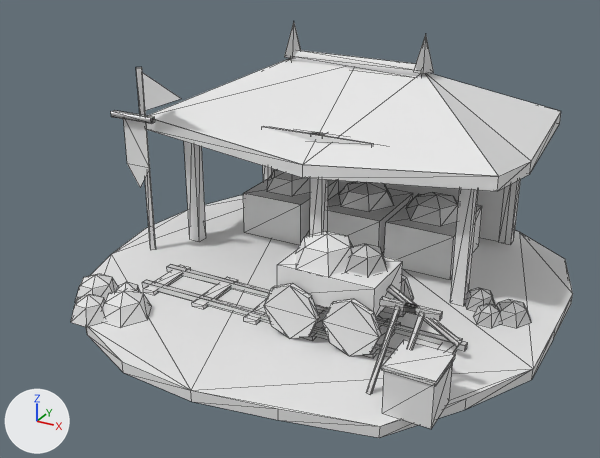
One commit to the glTF model sample_project/assets/3d/buildings/chinese/mining_camp.glb: the scene before it, then after it.
Before and after are seen from a 50 mm camera at (2.6, -5.16, 2.98) aimed at (-0.12, -0.21, 0.51). Every picture has the same lights, and +X, +Y and +Z are marked at lower left. The picture after the commit comes second. Mesh edges are drawn as thin lines. Vertices at exactly the same position are counted once.

Objects in the first picture: 'chinese_mining_camp'.
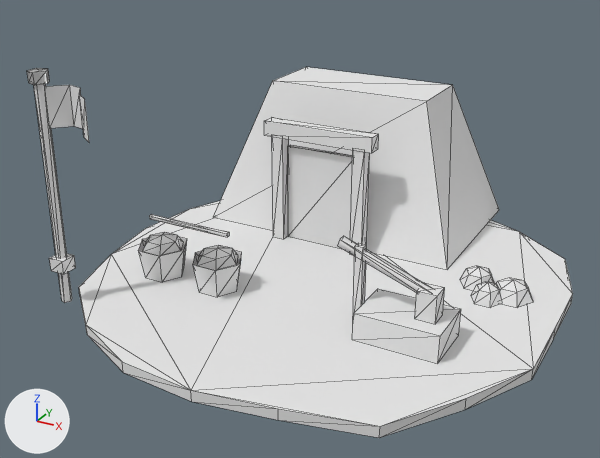
What differs and where, as boxes (x1, y1, x2, y2) in the pictures (600 x 458 px; the box of a moved part takes in the faces that stretch with it):
'chinese_mining_camp', reshaped (9% wider, 11% shorter): before (71, 22, 573, 438); after (27, 67, 573, 438)
part 1 of me_chinese_mining_camp, moved or reshaped: before (328, 188, 413, 257); after (288, 145, 353, 249)
part 2 of me_chinese_mining_camp, moved or reshaped: before (243, 178, 339, 245); after (272, 136, 289, 239)
part 3 of me_chinese_mining_camp, moved or reshaped: before (310, 132, 328, 235); after (350, 150, 370, 255)
part 4 of me_chinese_mining_camp, moved or reshaped: before (388, 284, 462, 347); after (337, 236, 432, 292)
part 5 of me_chinese_mining_camp, moved or reshaped: before (277, 250, 403, 317); after (353, 243, 367, 313)
part 6 of me_chinese_mining_camp, moved or reshaped: before (266, 127, 373, 146); after (264, 117, 379, 153)
part 7 of me_chinese_mining_camp, moved or reshaped: before (111, 110, 155, 124); after (149, 214, 229, 237)
part 8 of me_chinese_mining_camp, moved or reshaped (mostly hidden before): before (438, 337, 463, 353); after (415, 283, 445, 324)
part 9 of me_chinese_mining_camp, moved or reshaped: before (115, 282, 140, 292); after (143, 232, 184, 256)
part 10 of me_chinese_mining_camp, moved or reshaped: before (103, 290, 152, 328); after (197, 245, 238, 270)
part 11 of me_chinese_mining_camp, moved or reshaped: before (364, 319, 401, 357); after (352, 289, 461, 363)
part 12 of me_chinese_mining_camp, moved or reshaped: before (346, 244, 387, 276); after (496, 278, 533, 308)
part 13 of me_chinese_mining_camp, moved or reshaped: before (496, 299, 532, 328); after (460, 266, 495, 291)
part 14 of me_chinese_mining_camp, moved or reshaped: before (465, 288, 496, 311); after (471, 282, 502, 308)
part 15 of me_chinese_mining_camp, moved or reshaped: before (143, 265, 191, 295); after (49, 253, 76, 274)
part 16 of me_chinese_mining_camp, deleted: before (71, 22, 561, 429)
part 17 of me_chinese_mining_camp, cut back: before (142, 264, 468, 357); after (27, 67, 499, 303)

Diff of the bpy script that builds the scene:
```diff
--- a/sample_project/assets/3d/buildings/chinese/mining_camp.glb.py
+++ b/sample_project/assets/3d/buildings/chinese/mining_camp.glb.py
@@ me_chinese_mining_camp @@
-me_chinese_mining_camp.from_pydata(...)  # 554 vertices, 748 faces; spans x -1.77..1.75, y -1.79..1.77, z 0.0..1.85
+me_chinese_mining_camp.from_pydata(...)  # 247 vertices, 309 faces; spans x -1.77..1.75, y -1.79..1.9, z 0.0..1.76
+# me_chinese_mining_camp part 1: the loose piece of 8 vertices spanning x -0.28..0.28, y 0.35..1.05, z 0.08..0.44 is scaled about its middle by (1.09, 0.0714, 2.22), then moved by (-0.3, -0.22, 0.22), in mat_pe_lacquerred (white #e7e7e7)
+# me_chinese_mining_camp part 2: the loose piece of 8 vertices spanning x -0.98..-0.43, y 0.35..1.05, z 0.08..0.44 is scaled about its middle by (0.182, 0.143, 2.5), then moved by (0.04, -0.26, 0.27)
+# me_chinese_mining_camp part 3: the loose piece of 8 vertices spanning x -0.15..-0.05, y 0.0..0.1, z 0.08..1.18 is scaled about its middle by (1, 1, 0.818), then moved by (0.16, 0.39, -0.1), in mat_pe_wooddark (white #e7e7e7)
+# me_chinese_mining_camp part 4: the loose piece of 8 vertices spanning x 0.79..1.31, y -0.72..-0.68, z 0.18..0.5 is multiplied about its middle by the matrix ((1.282, -0.017, -0.217), (0.024, 1.299, 0.043), (0.216, -0.046, 1.281)), then moved by (-0.3, 0.1, 0.22)
+# me_chinese_mining_camp part 5: the loose piece of 8 vertices spanning x 0.1..0.8, y -0.93..-0.47, z 0.35..0.57 is scaled about its middle by (0.0857, 0.133, 2.73), then moved by (0.1, 0.1, -0.08), in mat_pe_wooddark (white #e7e7e7)
+# me_chinese_mining_camp part 6: the loose piece of 8 vertices spanning x -0.55..0.35, y -0.03..0.0, z 1.08..1.18 is scaled about its middle by (1.06, 4, 1.2), then moved by (-0.2, 0.45, -0.1), in mat_pe_woodlight (white #e7e7e7)
+# me_chinese_mining_camp part 7: the loose piece of 8 vertices spanning x -1.64..-1.26, y -0.44..-0.4, z 1.21..1.25 is scaled about its middle by (1.84, 0.667, 0.667), then moved by (0.6, -0.18, -0.7), in mat_pe_woodlight (white #e7e7e7)
+# me_chinese_mining_camp part 8: the loose piece of 8 vertices spanning x 1.15..1.25, y -0.93..-0.47, z 0.08..0.1 is scaled about its middle by (1.4, 0.304, 6.67), then moved by (-0.15, 0.1, 0.29), in mat_pe_woodlight (white #e7e7e7)
+# me_chinese_mining_camp part 9: the loose piece of 13 vertices spanning x -1.15..-0.91, y -1.23..-1.02, z 0.08..0.26 is scaled about its middle by (1.43, 1.43, 0.568), then moved by (-0.07, 0.53, 0.18), in mat_pe_gold (white #e7e7e7)
+# me_chinese_mining_camp part 10: the loose piece of 13 vertices spanning x -1.15..-0.75, y -1.42..-1.08, z 0.08..0.26 is scaled about its middle by (0.859, 0.859, 0.568), then moved by (0.35, 0.65, 0.18), in mat_pe_gold (white #e7e7e7)
+# me_chinese_mining_camp part 11: the loose piece of 8 vertices spanning x 0.71..0.81, y -0.93..-0.47, z 0.08..0.1 is scaled about its middle by (6, 0.87, 6.67), then moved by (0.14, 0.1, 0.09), in mat_pe_stonegrey (white #e7e7e7)
+# me_chinese_mining_camp part 12: the loose piece of 13 vertices spanning x 0.45..0.77, y -0.79..-0.51, z 0.56..0.72 is moved by (0.75, 0.95, -0.49), in mat_pe_stonegrey (white #e7e7e7)
+# me_chinese_mining_camp part 13: the loose piece of 13 vertices spanning x 1.3..1.59, y -0.12..0.12, z 0.08..0.21 is moved by (-0.36, 0.39, 0.01), in mat_pe_stonegrey (white #e7e7e7)
+# me_chinese_mining_camp part 14: the loose piece of 13 vertices spanning x 1.07..1.32, y -0.03..0.18, z 0.08..0.21 is moved by (0.02, 0.1, 0.01), in mat_pe_stonegrey (white #e7e7e7)
+# me_chinese_mining_camp part 15: the loose piece of 8 vertices spanning x -1.05..-0.95, y -0.93..-0.47, z 0.08..0.1 is scaled about its middle by (1.2, 0.261, 3.33), then moved by (-0.45, -0.6, 0.29), in mat_team_trim (white #e7e7e7)
+# me_chinese_mining_camp part 16: 32 loose pieces with 353 vertices, spanning x -1.56..1.42, y -1.53..1.51, z 0.07..1.85, are deleted
+# me_chinese_mining_camp part 17: 16 vertices removed from x -1.1..1.3, y -0.88..-0.52, z 0.08..0.12; 62 vertices added at x -1.51..0.8, y -1.42..1.9, z 0.08..1.76
 me_chinese_mining_camp.materials.append(mat_pe_dirt)
@@ me_chinese_mining_camp @@
 me_chinese_mining_camp.materials.append(mat_team_trim)
-me_chinese_mining_camp.materials.append(mat_pe_roofteal)  # white #e7e7e7
 me_chinese_mining_camp.materials.append(mat_pe_gold)
 me_chinese_mining_camp.materials.append(mat_pe_stonegrey)
-me_chinese_mining_camp.materials.append(mat_pe_iron)  # white #e7e7e7
 me_chinese_mining_camp.materials.append(mat_pe_woodlight)
 me_chinese_mining_camp.materials.append(mat_pe_banner_chinese)
+me_chinese_mining_camp.materials.append(mat_pe_grass)  # white #e7e7e7
+me_chinese_mining_camp.materials.append(mat_pe_thatch)  # white #e7e7e7
```
